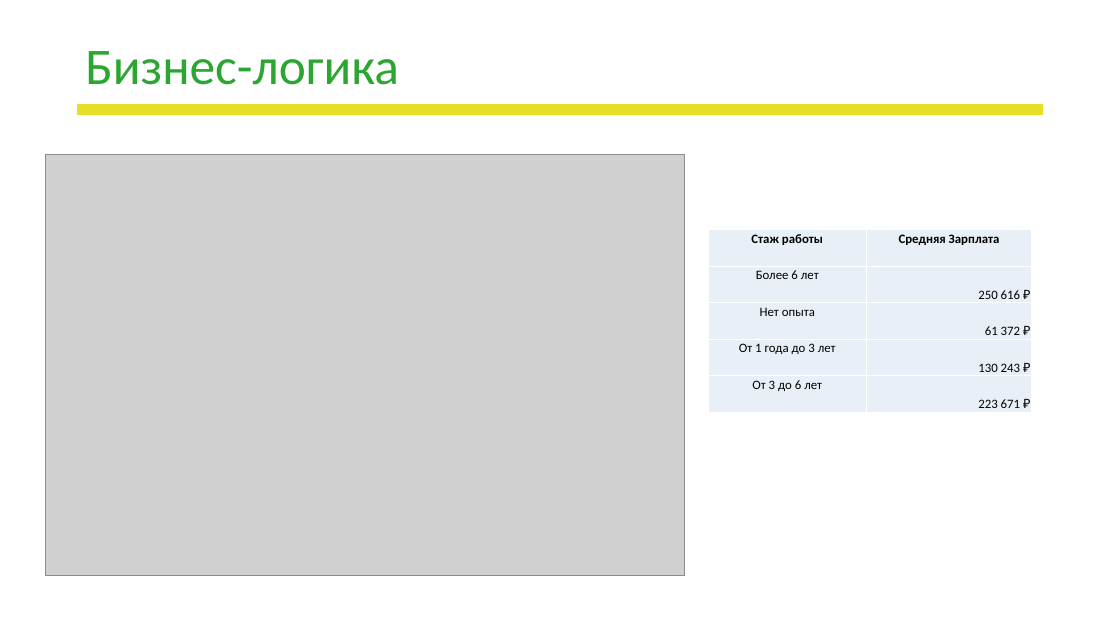
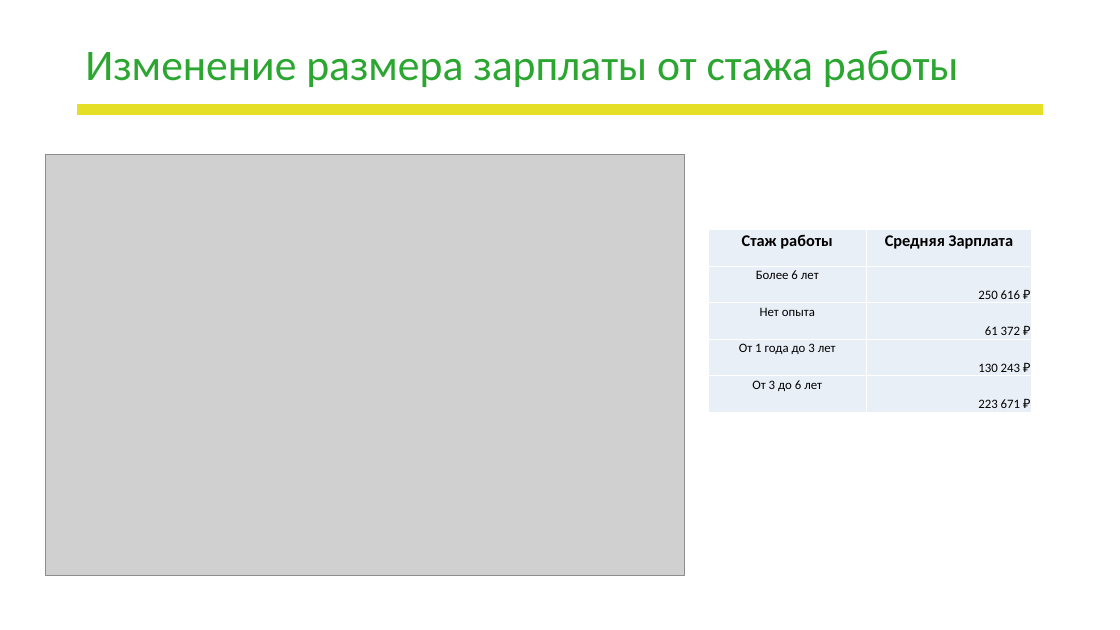
Before and after one commit to LapinGleb/DA_project, a slide deck: slide 10 of Школа_DA_Презентация_проекта.pptx (slide 9 before the commit). Drawn at 1120x630 pixels with LibreOffice and Linux fonts; fonts in the diff are those of the drawing; grey boxes stand for pictures; background and template pictures are left out. Boxes give left, top, right and bottom in pixels: in the first picture for what was removed or moved away, otherwise in the second. Text is boxed around its words. In the diff, an @@ line names an element or a change of style, - is before the commit and + after.

```diff
--- a/Школа_DA_Презентация_проекта.pptx
+++ b/Школа_DA_Презентация_проекта.pptx
@@ text at (85,50,959,87): text changed; size 44 to 37.4 pt @@
-Бизнес-логика
+Изменение размера зарплаты от стажа работы
@@ table at (708,230,1033,413) @@
@@ size 11 to 14 pt in "Стаж работы", "Средняя Зарплата" @@
```
Also in this commit, not shown: 8 other slides changed, 3 slides added, 1 slide removed, 4 other files.
